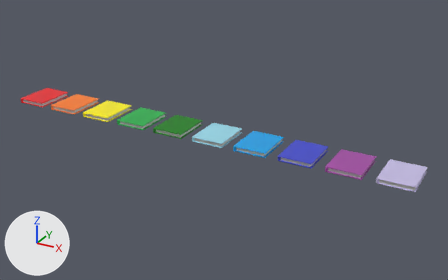
An edit to the Blender file ImportedModels/Book.blend, drawn before and after from the same camera.
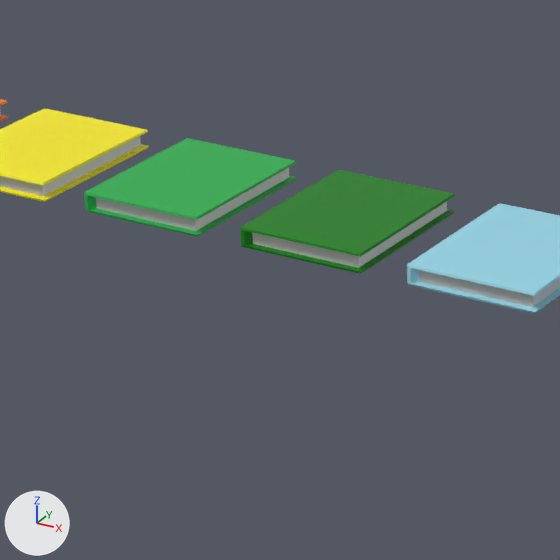
There are two pictures of each version: one whole from a 50 mm camera at (33.3, -32.4, 15.9) aimed at (15.1, 0.6, -0.6), one close up on the part from 22% to 51% of the width and 27% to 73% of the height. Every picture has the same lights, and +X, +Y and +Z are marked at lower left.

Before the edit, the objects in view are built like this:
```python
me_cube_011 = bpy.data.meshes.new('Cube.011')
me_cube_011.from_pydata(...)  # 72 vertices, 70 faces; spans x -1.1..1.1, y -1.4..1.4, z -0.22..0.12
me_cube_011.materials.append(mat_material_011)  # picture img_game_jam_colors_png_010
me_cube_012 = bpy.data.meshes.new('Cube.012')
me_cube_012.from_pydata(...)  # 72 vertices, 70 faces; spans x -1.1..1.1, y -1.4..1.4, z -0.22..0.12
me_cube_012.materials.append(mat_material_012)  # picture img_game_jam_colors_png_011
me_cube_013 = bpy.data.meshes.new('Cube.013')
me_cube_013.from_pydata(...)  # 72 vertices, 70 faces; spans x -1.1..1.1, y -1.4..1.4, z -0.22..0.12
me_cube_013.materials.append(mat_material_013)  # picture img_game_jam_colors_png_012
ob_book_003 = bpy.data.objects.new('Book.003', me_cube_011)
ob_book_003.location = (9.0, 0.0, 0.0)
ob_book_004 = bpy.data.objects.new('Book.004', me_cube_012)
ob_book_004.location = (12.0, 0.0, 0.0)
ob_book_005 = bpy.data.objects.new('Book.005', me_cube_013)
ob_book_005.location = (15.0, 0.0, 0.0)
# also in view: 'Book.002' at (6.0, 0.0, -0.1)
```
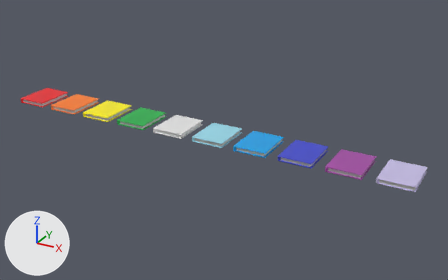
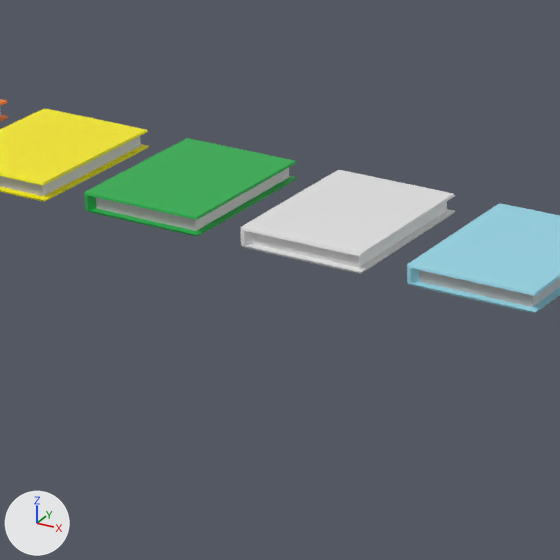
Scene script edits in JSON lines:
```json
{"op": "add", "block": "mat_material", "code": ["mat_material = principled_material('Material')", "mat_material.base_color = (0.8, 0.8, 0.8)  # white #e7e7e7", "mat_material.roughness = 0.4"]}
{"block": "me_cube_012", "where": "me_cube_012.from_pydata(...)  # 72 vertices, 70 faces; spans x -1.1..1.1, y -1.4..1.4, z -0.22..0.12"}
{"op": "remove", "block": "me_cube_012", "code": "me_cube_012.materials.append(mat_material_012)  # picture img_game_jam_colors_png_011"}
{"op": "add", "block": "me_cube_012", "code": "me_cube_012.materials.append(mat_material)  # white #e7e7e7"}
```

What differs and where, as boxes [x1, y1, x2, y2] in the close-ups (560 x 560 px):
```json
{"object": "Book.004", "change": "recoloured", "before": [241, 170, 455, 274], "after": [241, 170, 455, 274], "on screen": "green to white"}
```
